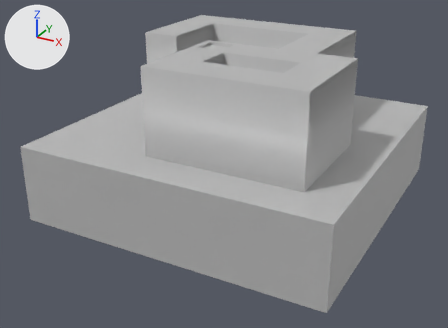
Before and after pictures for a commit that changed the FBX model Assets/fbx/Tutoriales/Tuto_5_Base.fbx.
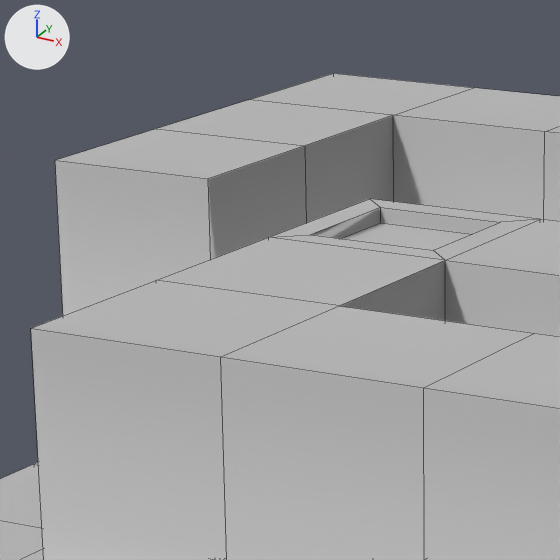
Old and new are each drawn whole from a 50 mm camera at (0.89, -1.739, 0.964) aimed at (-0.025, -0.077, 0.133) and again close up on the part from 30% to 55% of the width and 0% to 34% of the height. Arrows for +X, +Y and +Z are at upper left; the lights stay in place. The close-ups show mesh edges as thin lines. Where no turn or scale is listed for an object, it has been applied to the vertices.

The older version as bpy lines, for what is in view:
```python
me_mesh = bpy.data.meshes.new('Mesh')
me_mesh.from_pydata(...)  # 159 vertices, 142 faces; spans x -0.501..0.501, y -0.5..0.5, z 0.0..0.522
me_mesh.materials.append(mat_lambert2)  # grey #bcbcbc
# before: 2 (-0.249, 0.125, 0.252), 38 (-0.249, 0.0, 0.252), 49 (-0.124, 0.125, 0.252), 52 (-0.124, 0.0, 0.252), 140 (-0.249, 0.125, 0.522) at pixel (305, 145)
# before: 144 (-0.249, 0.0, 0.522) at pixel (208, 178), 146 (-0.124, 0.0, 0.522) at pixel (369, 198)
ob_tutos_5_base = bpy.data.objects.new('Tutos_5_Base', me_mesh)
ob_tutos_5_base.location = (0.0, 0.0, 0.0)
```
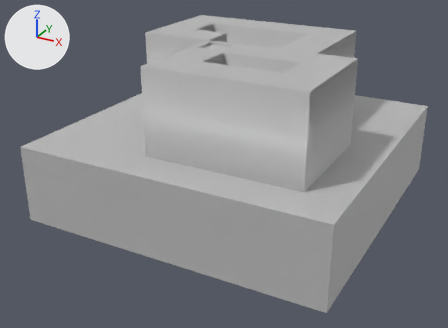
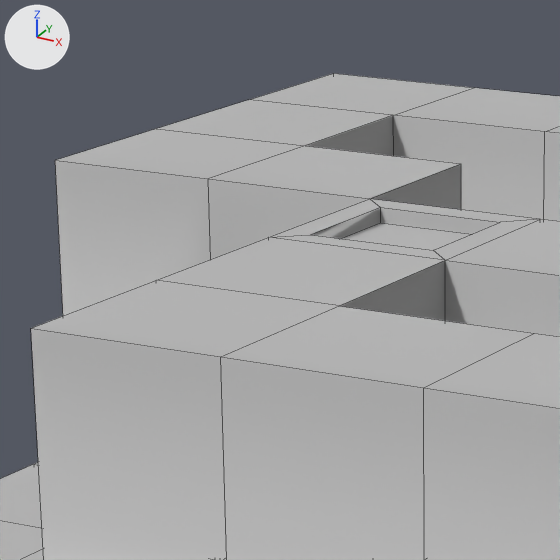
Commit message: Correcciones tuto 5

The edits, one by one:
me_mesh has 159 vertices, 142 faces and spans x -0.501..0.501, y -0.5..0.5, z 0.0..0.522.
me_mesh is used by ob_tutos_5_base; location (0.0, 0.0, 0.0).
Verts and faces of me_mesh; kept vertices keep their numbers, new ones are numbered from 159.
Part 1, on me_mesh:
Faces deleted: (2, 38, 52, 49), (2, 140, 144, 38).
New vertex 159 is at (-0.124, 0.125, 0.522), pixel (461, 163).
New faces: (140, 144, 146, 159), (38, 52, 146, 144), (49, 159, 146, 52), (2, 140, 159, 49), (2, 38, 144, 140).

Where the change shows, as pixel boxes [x1, y1, x2, y2] in the close-ups (560 x 560 px):
part 1 of me_mesh, built on
    after: [208, 146, 461, 259]
